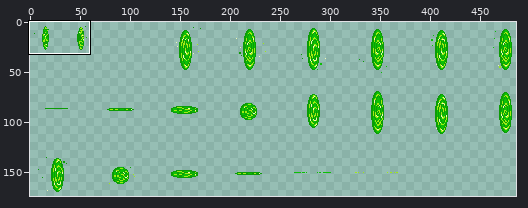
Edited in one commit: sprite sheet (images/Green_Portal_.png). The first picture is a wide view before the edit; the outline marks the close-up.
Close-up. Before the edit:
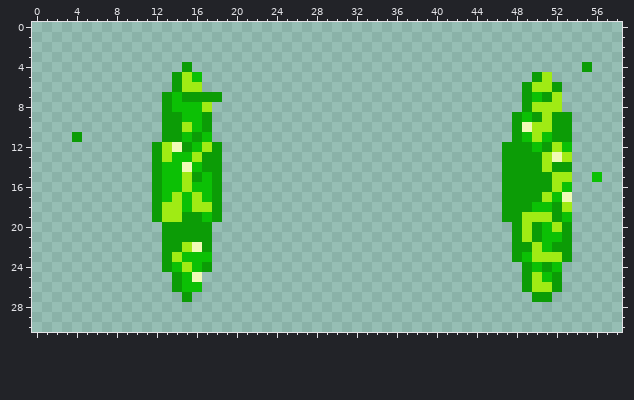
The file is 512x192 pixels. Shown: x 0..58, y 0..30. The old version is drawn lined up with the new one. The wide view leaves out empty margins.
The result:
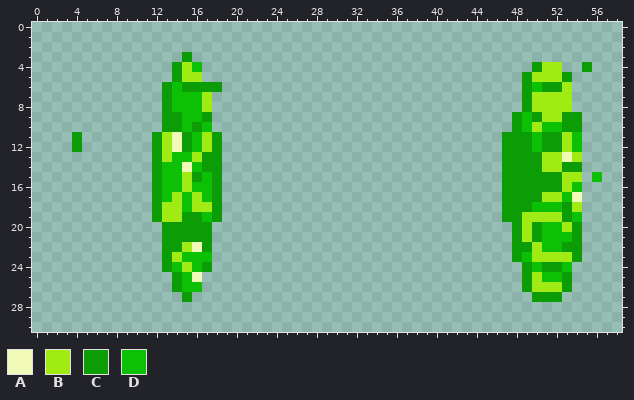
Palette (. is transparent): A #f0f9b6  B #a0eb14  C #0c9c06  D #0cc005
Changes in this commit:
drawings rearranged on the sheet (the old picture shows each at its new place)
y 3: x 15 . -> C
y 4: x 14..16 .C. -> CBD; x 50..52 ... -> CBB
y 5: x 16 D -> B; x 49..50 .C -> CB; x 52..53 .. -> BC
y 6: x 13..18 .CBB.. -> CDCCCC; x 50..51 BB -> DC; x 53 . -> B
y 7: x 15..18 CCCC -> DDB.; x 50..51 DC -> BB; x 53 . -> B
y 8: x 53 . -> B
y 9: x 52 C -> B; x 54 . -> C
y 10: x 15..17 BDC -> DCD; x 49 A -> D; x 51..52 BC -> DD; x 54 . -> C
y 11: x 12..18 .CCDCD. -> CBACDBC; x 47 . -> C; x 49..51 DBD -> CDC; x 53..54 C. -> BD
y 12: x 4 . -> C; x 52..54 BD. -> CBD
y 13: x 52..54 AB. -> BAB
y 14: x 52 C -> B; x 54 . -> C
y 15: x 52 B -> C; x 54 . -> B
y 16: x 52..54 BD. -> CBD
y 17: x 52..54 DA. -> BDA
y 18: x 52..54 CB. -> DCB
y 19: x 52..54 CD. -> BCD
y 20: x 52..54 BC. -> DBC
y 21: x 53..54 C. -> DC
y 22: x 52 C -> D; x 54 . -> C
y 23: x 53..54 C. -> BC
y 24: x 52..53 D. -> CD
y 25: x 52..53 C. -> DC
y 26: x 52..53 C. -> BC
y 27: x 52 . -> C
